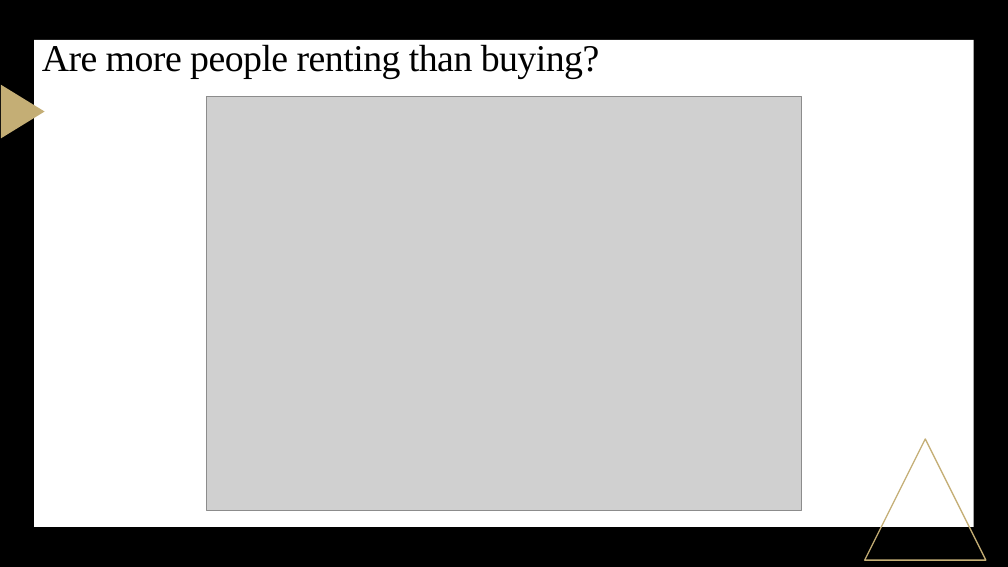
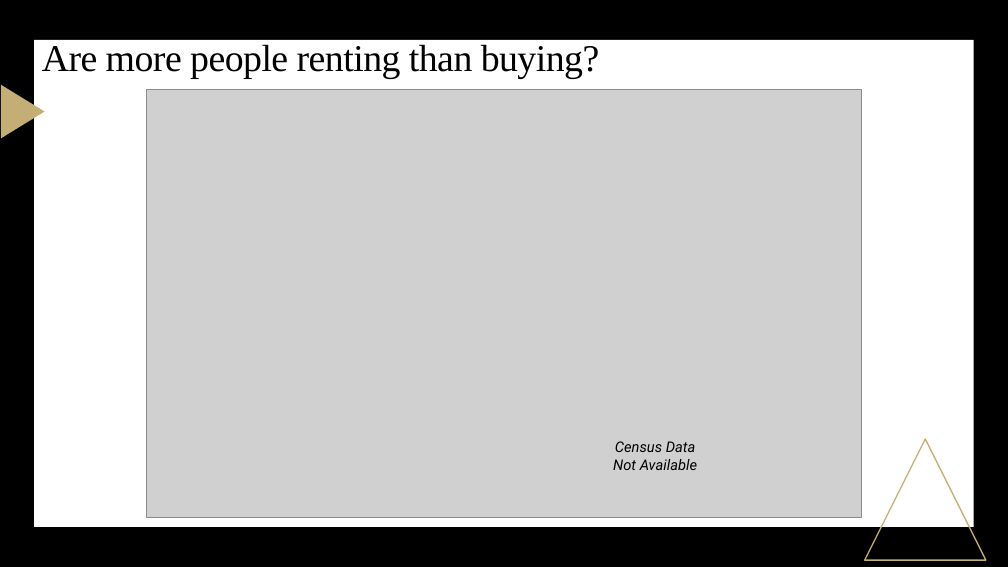
Before and after one commit to kalmckin/capstone_template, a slide deck: slide 12 of Nashville Housing Market_final.pptx (slide 15 before the commit). Drawn at 1008x567 pixels with LibreOffice and Linux fonts; fonts in the diff are those of the drawing; grey boxes stand for pictures. Boxes give left, top, right and bottom in pixels: in the first picture for what was removed or moved away, otherwise in the second. Text is boxed around its words. In the diff, an @@ line names an element or a change of style, - is before the commit and + after.

```diff
--- a/Nashville Housing Market_final.pptx
+++ b/Nashville Housing Market_final.pptx
@@ picture: place and size @@
-picture at [206,97,802,510]
+picture at [147,89,861,517]
@@ text added at [613,441,697,470], 14 pt, text #000000, italic @@
+Census Data Not Available
```
Also in this commit, not shown: 6 other slides changed, 3 slides removed.
